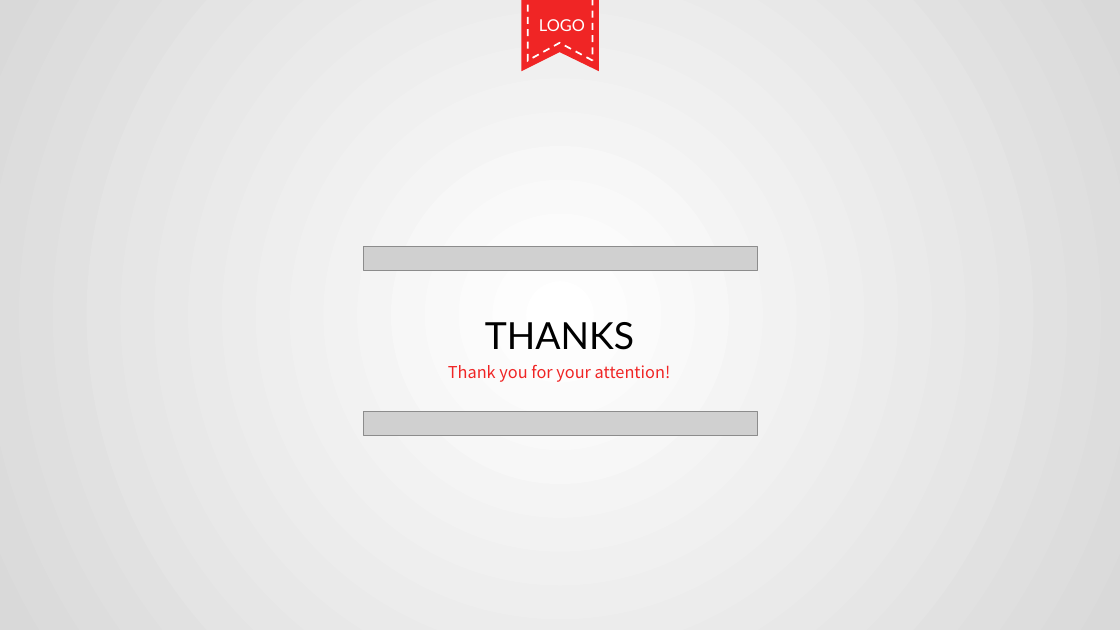
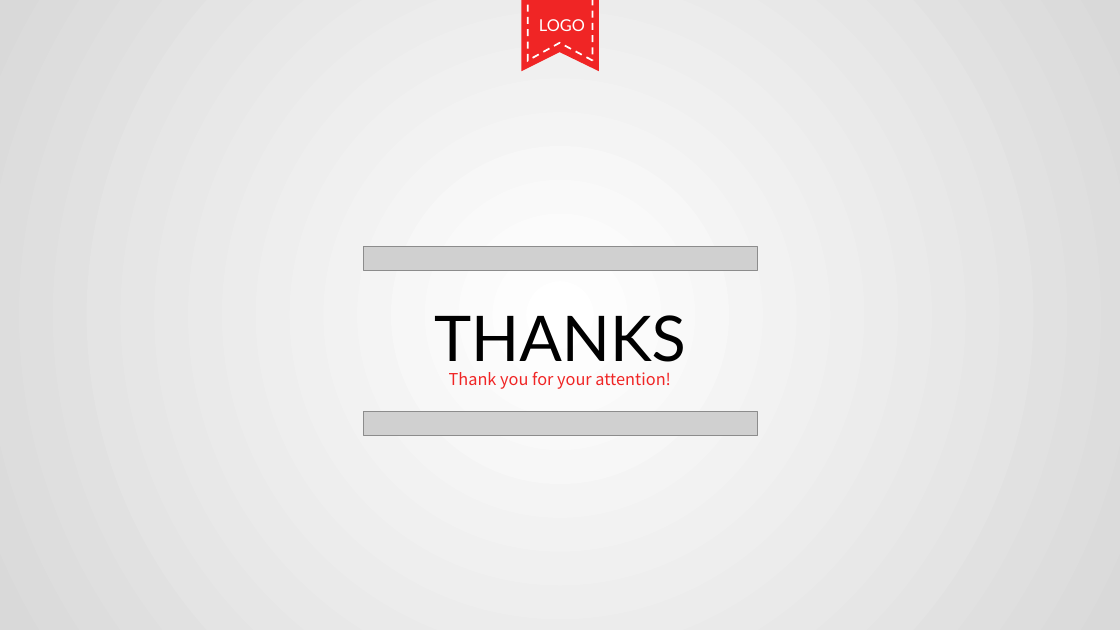
Before and after one commit to wanhl1990/bgp, a slide deck: slide 64 of BGP协议基础篇.pptx (slide 70 before the commit). Drawn at 1120x630 pixels with LibreOffice and Linux fonts; fonts in the diff are those of the drawing; grey boxes stand for pictures. Boxes give left, top, right and bottom in pixels: in the first picture for what was removed or moved away, otherwise in the second. Text is boxed around its words. In the diff, an @@ line names an element or a change of style, - is before the commit and + after.

```diff
--- a/BGP协议基础篇.pptx
+++ b/BGP协议基础篇.pptx
@@ text "THANKS": place and size @@
-text "THANKS" at (485, 322, 634, 350)
+text "THANKS" at (434, 315, 686, 373)
@@ text "THANKS" at (434, 315, 686, 373): size 32 to 54 pt @@
@@ text "Thank you for your attention!": place and size @@
-text "Thank you for your attention!" at (448, 365, 671, 382)
+text "Thank you for your attention!" at (449, 372, 671, 389)
```
Also in this commit, not shown: 4 other slides changed, 4 slides added, 13 slides removed.
